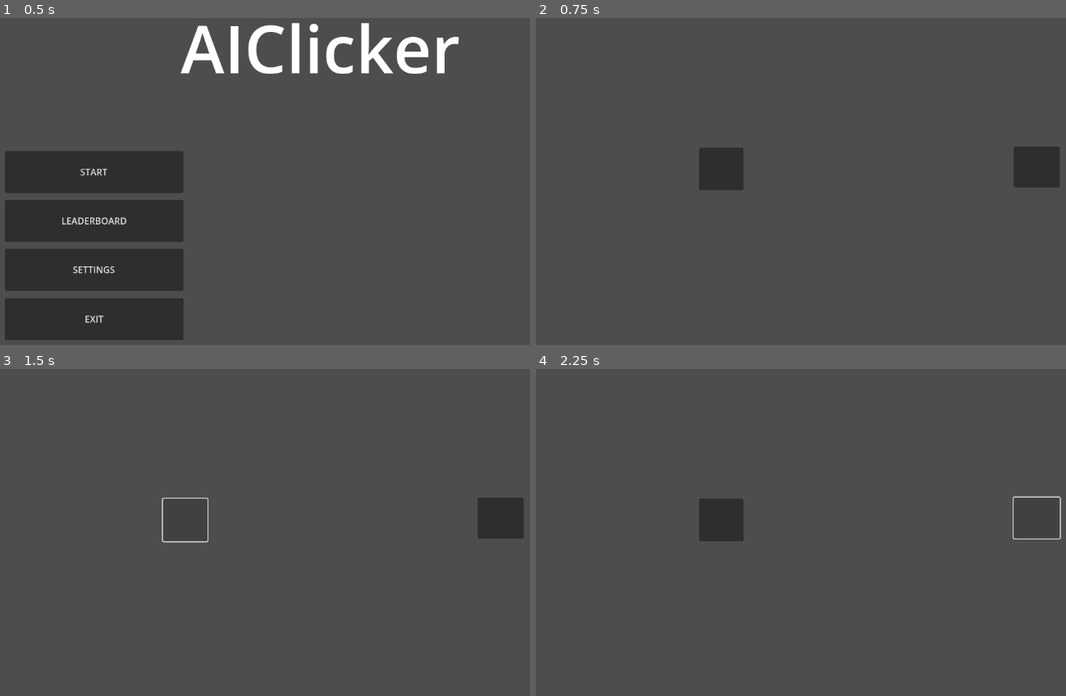
Above: before the commit, frames 1-4 (two rows, left to right).
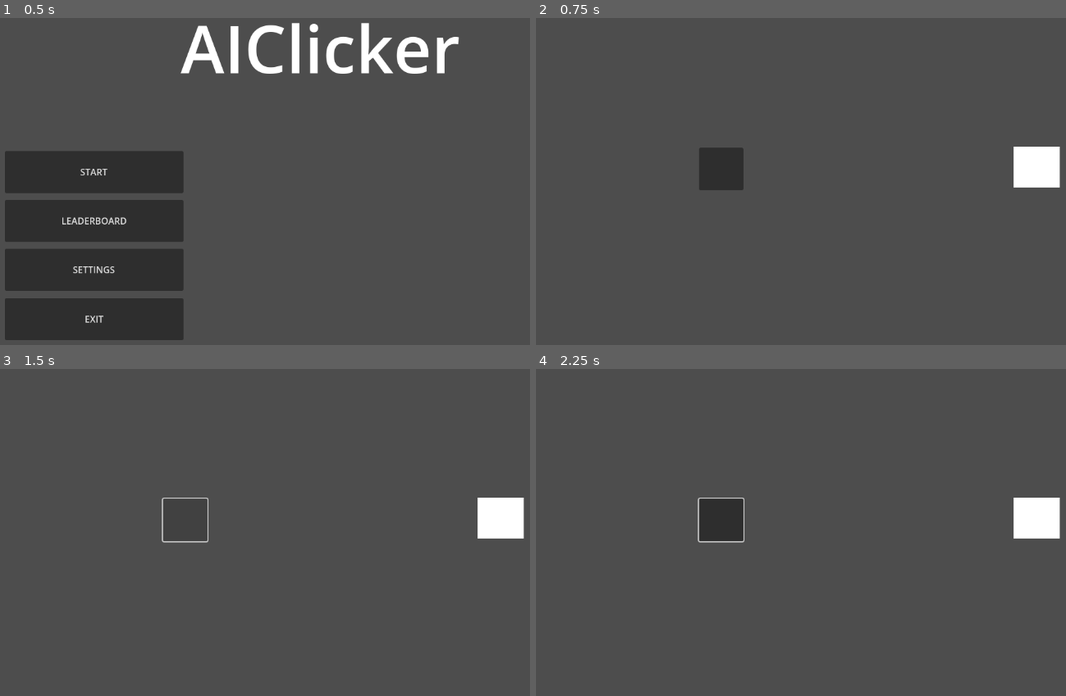
Above: after the commit, the same moments.

Repository: lukkool/Clickeriai
Game: Godot game, scene res://scenes/mainMenu/MainMenu.tscn
Two runs of this game, one before a commit and one after it. Both use one fixed random seed, a clock stepped at 60 frames per second and the inputs below.
Inputs (mouse positions are in pixels of both pictures, inside the frame that each line leads up to):
- Up to frame 1 (0.5 s): no input
- Up to frame 2 (0.75 s): click "START" at 0.5 s
- Up to frame 3 (1.5 s): click (185, 519) at 1.25 s
- Up to frame 4 (2.25 s): click (1034, 519) at 2.02 s

Frame 1 is identical in both runs. In frame 2, 1.1% of the frame differs, in the area x 90-99%, y 39-52%; in frame 3, 1.1%; in frame 4, 1.3%, in the area x 30-100%, y 38-54%.

Commit message:
Added that InputNode emits signal, OutputNode listens to it and triggers its own signal

Diff:
--- a/scenes/gameScene/gameScene.tscn
+++ b/scenes/gameScene/gameScene.tscn
@@ -30,4 +30,3 @@
 script = ExtResource("3_2sikp")
 
 [connection signal="pressed" from="InputNode" to="InputNode" method="_on_pressed"]
-[connection signal="pressed" from="InputNode" to="OutputNode" method="_on_input_node_pressed"]
--- a/scenes/gameScene/inputNode/InputNode.tscn
+++ b/scenes/gameScene/inputNode/InputNode.tscn
@@ -8,7 +8,7 @@
 	print(\"clicked\")
 "
 
-[node name="NeuronNode" type="Button"]
+[node name="InputNode" type="Button"]
 offset_right = 78.0
 offset_bottom = 75.0
 script = SubResource("GDScript_5gw0s")
--- a/scenes/gameScene/inputNode/input_node.gd
+++ b/scenes/gameScene/inputNode/input_node.gd
@@ -1,4 +1,7 @@
 extends Button
+
+signal input_activated
 
 func _on_pressed() -> void:
 	print(name, " pressed")
+	input_activated.emit()
--- a/scenes/gameScene/outputNode/outputNode.tscn
+++ b/scenes/gameScene/outputNode/outputNode.tscn
@@ -1,6 +1,6 @@
 [gd_scene format=3 uid="uid://dbnd03h46tvoy"]
 
-[node name="OutputNode" type="Button"]
+[node name="OutputNode" type="ColorRect"]
 anchors_preset = 15
 anchor_right = 1.0
 anchor_bottom = 1.0
--- a/scenes/gameScene/outputNode/output_node.gd
+++ b/scenes/gameScene/outputNode/output_node.gd
@@ -1,5 +1,11 @@
-extends Button
+extends ColorRect
 
+signal output_activated
 
-func _on_input_node_pressed() -> void:
+func _ready() -> void:
+	var input_node = get_parent().get_node("InputNode")
+	input_node.input_activated.connect(_on_input_node_activated)
+
+func _on_input_node_activated() -> void:
 	print(name, " got signal")
+	output_activated.emit()
